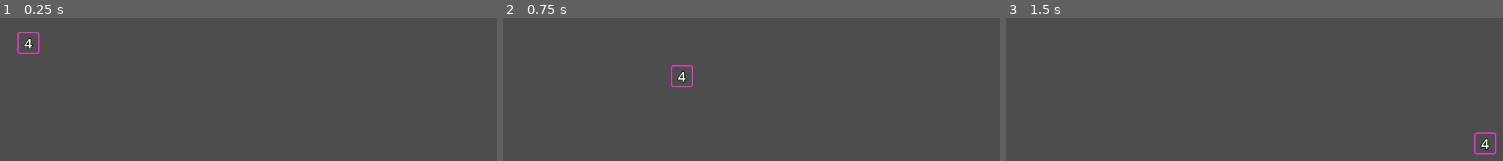
Above: before the commit, frames 1-3 (left to right).
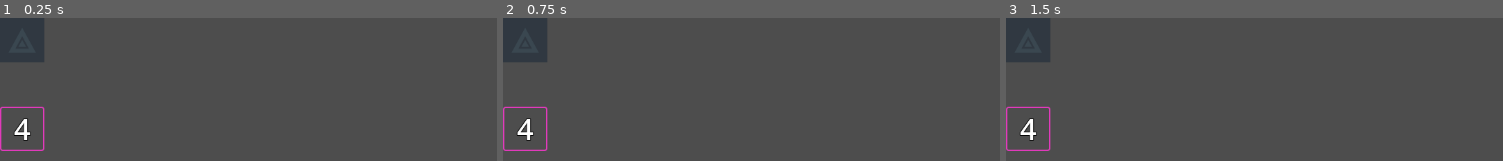
Above: after the commit, the same moments.

Repository: makreth/tiltedgjfeb
Game: Godot game, scene res://root.tscn
Two runs of this game, one before a commit and one after it. Both use one fixed random seed, a clock stepped at 60 frames per second and the inputs below.
Inputs (mouse positions are in pixels of both pictures, inside the frame that each line leads up to):
- Up to frame 1 (0.25 s): no input
- Up to frame 2 (0.75 s): tap Enter at 0.5 s; drag from (532, 42) to (980, 143) at 0.52 s
- Up to frame 3 (1.5 s): tap Space at 1.25 s; drag from (outside the picture) to (outside the picture) at 1.27 s

The runs differ from the first frame. In frame 1, 3.1% of the frame differs, in the area x 0-10%, y 0-94%; in frame 2, 3.3%; in frame 3, 3.3%, in the area x 0-99%, y 0-96%.

Commit message:
working on grid

Diff:
--- /dev/null
+++ b/Assets/placeholder.tres
@@ -0,0 +1,7 @@
+[gd_resource type="AtlasTexture" load_steps=2 format=3 uid="uid://cevexd6eq7x5t"]
+
+[ext_resource type="Texture2D" uid="uid://d0kfdsnnfh0tu" path="res://Assets/tilesheet_complete.png" id="1_n1vtg"]
+
+[resource]
+atlas = ExtResource("1_n1vtg")
+region = Rect2(0, 512, 64, 64)
--- a/Assets/placeholder_tiles.tres
+++ /dev/null
@@ -1,3 +0,0 @@
-[gd_resource type="TileSet" format=3 uid="uid://bvrtexlmyq7ep"]
-
-[resource]
--- /dev/null
+++ b/Scripts/item_mover.gd
@@ -0,0 +1,11 @@
+extends Node
+
+
+# Called when the node enters the scene tree for the first time.
+func _ready() -> void:
+	pass # Replace with function body.
+
+
+# Called every frame. 'delta' is the elapsed time since the previous frame.
+func _process(delta: float) -> void:
+	pass
--- a/root.tscn
+++ b/root.tscn
@@ -1,9 +1,11 @@
-[gd_scene load_steps=5 format=3 uid="uid://bkwm3a1igrgc2"]
+[gd_scene load_steps=8 format=3 uid="uid://bkwm3a1igrgc2"]
 
 [ext_resource type="Script" uid="uid://mumyd4xeauhs" path="res://Scripts/drag_script.gd" id="1_pq8q7"]
+[ext_resource type="Script" uid="uid://b3hur6k6v8ntd" path="res://Scripts/item_mover.gd" id="2_vvh5c"]
+[ext_resource type="Texture2D" uid="uid://cevexd6eq7x5t" path="res://Assets/placeholder.tres" id="3_28aoi"]
 
 [sub_resource type="RectangleShape2D" id="RectangleShape2D_vho56"]
-size = Vector2(32, 32)
+size = Vector2(64, 64)
 
 [sub_resource type="StyleBoxFlat" id="StyleBoxFlat_pq8q7"]
 bg_color = Color(0.6, 0.6, 0.6, 0)
@@ -19,14 +21,17 @@
 
 [sub_resource type="LabelSettings" id="LabelSettings_pyidc"]
 line_spacing = 0.0
-font_size = 20
+font_size = 42
 outline_size = 4
 outline_color = Color(0, 0, 0, 1)
+
+[sub_resource type="RectangleShape2D" id="RectangleShape2D_pq8q7"]
+size = Vector2(64, 64)
 
 [node name="Root" type="Node2D"]
 
 [node name="DemoNumber" type="StaticBody2D" parent="."]
-position = Vector2(41, 36)
+position = Vector2(32, 160)
 input_pickable = true
 script = ExtResource("1_pq8q7")
 value = 4
@@ -41,10 +46,10 @@
 anchor_top = 0.5
 anchor_right = 0.5
 anchor_bottom = 0.5
-offset_left = -16.0
-offset_top = -16.0
-offset_right = 16.0
-offset_bottom = 16.0
+offset_left = -32.0
+offset_top = -32.0
+offset_right = 32.0
+offset_bottom = 32.0
 grow_horizontal = 2
 grow_vertical = 2
 mouse_filter = 2
@@ -59,4 +64,14 @@
 vertical_alignment = 1
 clip_text = true
 
+[node name="DemoBelt" type="Area2D" parent="."]
+position = Vector2(32, 32)
+script = ExtResource("2_vvh5c")
+
+[node name="Sprite2D" type="Sprite2D" parent="DemoBelt"]
+texture = ExtResource("3_28aoi")
+
+[node name="CollisionShape2D" type="CollisionShape2D" parent="DemoBelt"]
+shape = SubResource("RectangleShape2D_pq8q7")
+
 [connection signal="input_event" from="DemoNumber" to="DemoNumber" method="_on_StaticBody2D_input_event"]
Binary file added: Assets/tilesheet_complete.png
Not shown, added: Assets/tilesheet_complete.png.import
Not shown, added: Scripts/item_mover.gd.uid
